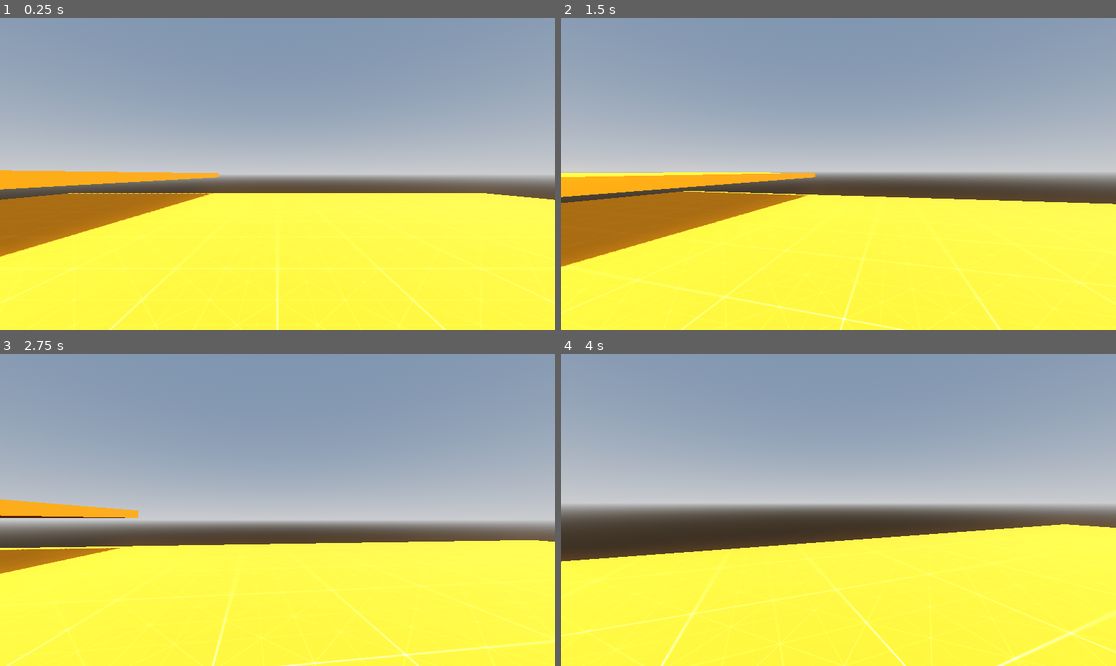
Above: before the commit, frames 1-4 (two rows, left to right).
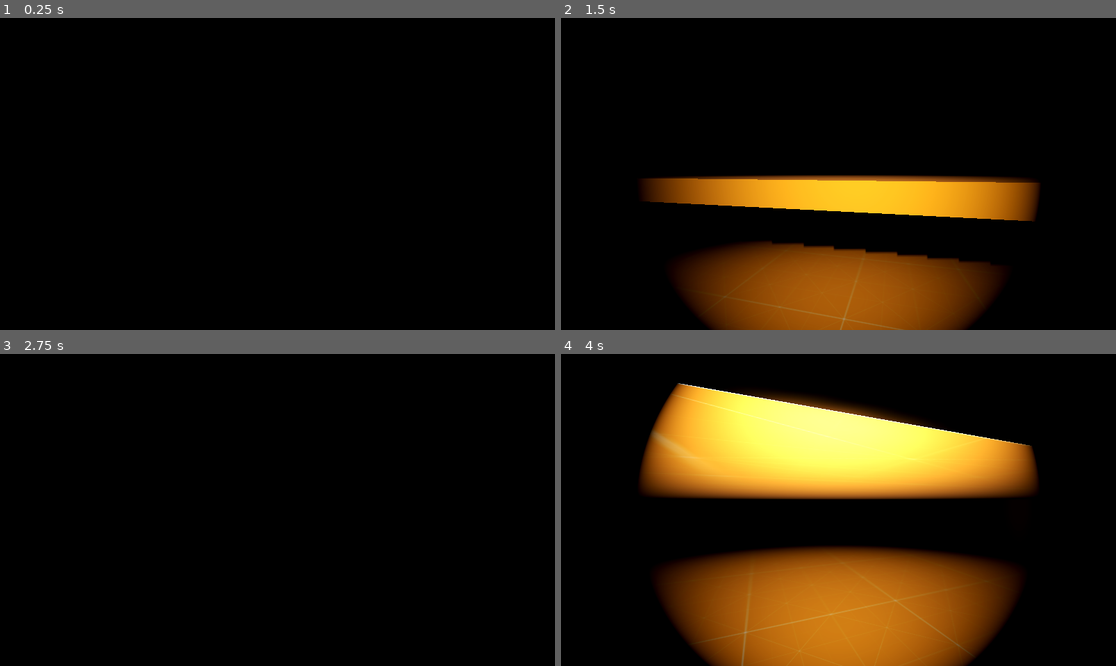
Above: after the commit, the same moments.

Repository: melvingm101/first_person_controller
Game: Godot game, scene res://main.tscn
Two runs of this game, one before a commit and one after it. Both use one fixed random seed, a clock stepped at 60 frames per second and the inputs below.
Inputs (mouse positions are in pixels of both pictures, inside the frame that each line leads up to):
- Up to frame 1 (0.25 s): no input
- Up to frame 2 (1.5 s): move the mouse to (866, 174) at 0.52 s; hold W (forward) from 0.53 s (still down); tap Ctrl (crouch) at 0.6 s; tap Space (jump) at 0.77 s; tap F (flashlight, bound only after the commit) at 0.8, 1.35 s; move the mouse to (810, 174) at 1.27 s
- Up to frame 3 (2.75 s): keep holding W (forward); tap Space (jump) at 1.52 s; tap Ctrl (crouch) at 1.55, 2.1 s; move the mouse to (288, 503) at 2.02 s; tap F (flashlight, bound only after the commit) at 2.3 s
- Up to frame 4 (4 s): keep holding W (forward); move the mouse to (832, 516) at 2.77 s; tap Shift (sprint) at 2.85 s; tap Space (jump) at 3.02, 3.77 s; tap Ctrl (crouch) at 3.05 s; move the mouse to (877, 513) at 3.52 s; tap F (flashlight, bound only after the commit) at 3.6 s

The runs differ from the first frame. In frame 1, 100% of the frame differs, in the area x 0-100%, y 0-100%; in frame 2, 100%; in frame 3, 100%; in frame 4, 100%.

Commit message:
feat: restructuring project and adding flashlight

Diff:
--- a/main.tscn
+++ b/main.tscn
@@ -1,7 +1,7 @@
 [gd_scene load_steps=7 format=3 uid="uid://diqqynli7wtt7"]
 
 [ext_resource type="Texture2D" uid="uid://c88t6nhmyymr3" path="res://assets/texture_05.png" id="1_0xm2m"]
-[ext_resource type="PackedScene" uid="uid://c6v7rvd3cgufp" path="res://prefabs/player.tscn" id="1_ig7tw"]
+[ext_resource type="PackedScene" uid="uid://c6v7rvd3cgufp" path="res://player/player.tscn" id="1_ig7tw"]
 
 [sub_resource type="ProceduralSkyMaterial" id="ProceduralSkyMaterial_7dm0k"]
 sky_horizon_color = Color(0.662243, 0.671743, 0.686743, 1)
@@ -11,7 +11,7 @@
 sky_material = SubResource("ProceduralSkyMaterial_7dm0k")
 
 [sub_resource type="Environment" id="Environment_0xm2m"]
-background_mode = 2
+background_mode = 1
 sky = SubResource("Sky_ig7tw")
 tonemap_mode = 2
 glow_enabled = true
@@ -24,6 +24,7 @@
 
 [node name="DirectionalLight3D" type="DirectionalLight3D" parent="."]
 transform = Transform3D(-0.866025, -0.433013, 0.25, 0, 0.5, 0.866025, -0.5, 0.75, -0.433013, 0, 0, 0)
+visible = false
 shadow_enabled = true
 
 [node name="WorldEnvironment" type="WorldEnvironment" parent="."]
@@ -41,6 +42,12 @@
 use_collision = true
 size = Vector3(17.6349, 0.5, 50)
 
+[node name="floor3" type="CSGBox3D" parent="."]
+transform = Transform3D(-4.37114e-08, 0, -1, -1, 2.98023e-08, 4.37114e-08, 2.98023e-08, 1, -1.77636e-15, -11.0793, 2.15776, -8)
+material_override = SubResource("StandardMaterial3D_h2yge")
+use_collision = true
+size = Vector3(17.6349, 0.5, 50)
+
 [node name="player" parent="." instance=ExtResource("1_ig7tw")]
-transform = Transform3D(1, 0, 0, 0, 1, 0, 0, 0, 1, 0, 0.798583, 0)
+transform = Transform3D(-4.37114e-08, 0, 1, 0, 1, 0, -1, 0, -4.37114e-08, 0, 0.798583, 0)
 is_jumping_allowed = true
--- a/prefabs/player.gd
+++ b/player/player.gd
@@ -5,6 +5,7 @@
 @onready var crouching_collision_shape = $crouching_collision_shape
 @onready var raycast = $raycast
 @onready var eyes = $head/eyes
+@onready var camera = $head/eyes/camera
 
 # The current speed of the character
 var current_speed = 5.0
@@ -24,6 +25,8 @@
 @export var crouching_speed = 3.0
 @export var height = 1.8
 @export var is_jumping_allowed = false
+@export var is_flashlight_present = false
+
 
 # Variables below are for the actions in the Input Maps
 @export var jump_action = "jump"
@@ -33,6 +36,9 @@
 @export var right_action = "right"
 @export var sprinting_action = "sprint"
 @export var crouching_action = "crouch"
+@export var flashlight_action = "flashlight"
+@export var flashlight = SpotLight3D.new()
+@export var flashlight_switch = AudioStreamPlayer3D.new()
 
 # Variables for head bobbing
 const HEAD_BOBBING_SPRINTING_SPEED = 22.0
@@ -47,17 +53,33 @@
 var head_bobbing_index = 0.0
 var head_bobbing_current_intensity = 0.0
 
+# Flashlight movement smooth
+var flashlight_rotation_smoothness = 15.0
+var flashlight_position_smoothness = 20.0
+
 # State
 var is_running = false
 var is_walking = false
 
-func adjust_head_bobbing(bobbing_intensity, bobbing_speed, delta):
+# Ensure smooth transition of flashlight
+func update_flashlight(delta: float) -> void:
+	flashlight.global_transform = Transform3D(
+		flashlight.global_transform.basis.slerp(camera.global_transform.basis, delta * flashlight_rotation_smoothness),
+		flashlight.global_transform.origin.slerp(camera.global_transform.origin, delta * flashlight_position_smoothness),
+	).orthonormalized()
+
+func adjust_head_bobbing(bobbing_intensity, bobbing_speed, delta) -> void:
 	head_bobbing_current_intensity = bobbing_intensity
 	head_bobbing_index += bobbing_speed * delta
 
 func set_states(running_state, walking_state):
 	is_running = running_state
 	is_walking = walking_state
+
+func toggle_flashlight():
+	# Check if flashlight is enabled, and check if flashlight action is pressed
+	flashlight.visible = not flashlight.visible
+	flashlight_switch.play()
 
 func _ready():
 	# Ensure that the mouse is hidden when playing
@@ -71,6 +93,13 @@
 
 		# To ensure that the head doesn't rotate all the way around
 		head.rotation.x = clamp(head.rotation.x,deg_to_rad(-89),deg_to_rad(89))
+
+	if is_flashlight_present:
+		if Input.is_action_pressed(flashlight_action):
+			toggle_flashlight()
+
+func _process(delta):
+	update_flashlight(delta)
 
 func _physics_process(delta):
 	# If crouch action is pressed, then the player crouches, otherwise checks if the player is running/walking
--- /dev/null
+++ b/player/player.tscn
@@ -0,0 +1,45 @@
+[gd_scene load_steps=6 format=3 uid="uid://c6v7rvd3cgufp"]
+
+[ext_resource type="Script" uid="uid://dedtxy72ifva0" path="res://player/player.gd" id="1_72ieh"]
+[ext_resource type="Texture2D" uid="uid://dxofsof72yswc" path="res://player/assets/light_03.png" id="2_rkbax"]
+[ext_resource type="AudioStream" uid="uid://dv6lkk2n7dklm" path="res://player/assets/Wall_Light_Double_Switch_Off-004.wav" id="3_g1dw6"]
+
+[sub_resource type="CapsuleShape3D" id="CapsuleShape3D_fp3wc"]
+
+[sub_resource type="CapsuleShape3D" id="CapsuleShape3D_72ieh"]
+height = 1.2
+
+[node name="player" type="CharacterBody3D" node_paths=PackedStringArray("flashlight", "flashlight_switch")]
+script = ExtResource("1_72ieh")
+is_flashlight_present = true
+flashlight = NodePath("flashlight")
+flashlight_switch = NodePath("flashlight_sound")
+
+[node name="standing_collision_shape" type="CollisionShape3D" parent="."]
+transform = Transform3D(1, 0, 0, 0, 1, 0, 0, 0, 1, 0, 1, 0)
+shape = SubResource("CapsuleShape3D_fp3wc")
+
+[node name="crouching_collision_shape" type="CollisionShape3D" parent="."]
+transform = Transform3D(1, 0, 0, 0, 1, 0, 0, 0, 1, 0, 0.6, 0)
+shape = SubResource("CapsuleShape3D_72ieh")
+
+[node name="head" type="Node3D" parent="."]
+transform = Transform3D(1, 0, 0, 0, 1, 0, 0, 0, 1, 0, 1.8, 0)
+
+[node name="eyes" type="Node3D" parent="head"]
+
+[node name="camera" type="Camera3D" parent="head/eyes"]
+
+[node name="raycast" type="RayCast3D" parent="."]
+target_position = Vector3(0, 2, 0)
+
+[node name="flashlight" type="SpotLight3D" parent="."]
+transform = Transform3D(1, 0, 0, 0, 1, 0, 0, 0, 1, 0.356248, 1.11267, -0.882015)
+visible = false
+light_energy = 5.0
+light_projector = ExtResource("2_rkbax")
+shadow_enabled = true
+spot_range = 9.0
+
+[node name="flashlight_sound" type="AudioStreamPlayer3D" parent="."]
+stream = ExtResource("3_g1dw6")
--- a/prefabs/player.tscn
+++ /dev/null
@@ -1,29 +0,0 @@
-[gd_scene load_steps=4 format=3 uid="uid://c6v7rvd3cgufp"]
-
-[ext_resource type="Script" uid="uid://dedtxy72ifva0" path="res://prefabs/player.gd" id="1_72ieh"]
-
-[sub_resource type="CapsuleShape3D" id="CapsuleShape3D_fp3wc"]
-
-[sub_resource type="CapsuleShape3D" id="CapsuleShape3D_72ieh"]
-height = 1.2
-
-[node name="player" type="CharacterBody3D"]
-script = ExtResource("1_72ieh")
-
-[node name="standing_collision_shape" type="CollisionShape3D" parent="."]
-transform = Transform3D(1, 0, 0, 0, 1, 0, 0, 0, 1, 0, 1, 0)
-shape = SubResource("CapsuleShape3D_fp3wc")
-
-[node name="crouching_collision_shape" type="CollisionShape3D" parent="."]
-transform = Transform3D(1, 0, 0, 0, 1, 0, 0, 0, 1, 0, 0.6, 0)
-shape = SubResource("CapsuleShape3D_72ieh")
-
-[node name="head" type="Node3D" parent="."]
-transform = Transform3D(1, 0, 0, 0, 1, 0, 0, 0, 1, 0, 1.8, 0)
-
-[node name="eyes" type="Node3D" parent="head"]
-
-[node name="camera" type="Camera3D" parent="head/eyes"]
-
-[node name="raycast" type="RayCast3D" parent="."]
-target_position = Vector3(0, 2, 0)
--- a/project.godot
+++ b/project.godot
@@ -52,3 +52,8 @@
 "events": [Object(InputEventKey,"resource_local_to_scene":false,"resource_name":"","device":-1,"window_id":0,"alt_press …(195 unchanged characters)…
 ]
 }
+flashlight={
+"deadzone": 0.2,
+"events": [Object(InputEventKey,"resource_local_to_scene":false,"resource_name":"","device":-1,"window_id":0,"alt_pressed":false,"shift_pressed":false,"ctrl_pressed":false,"meta_pressed":false,"pressed":false,"keycode":0,"physical_keycode":70,"key_label":0,"unicode":102,"location":0,"echo":false,"script":null)
+]
+}
Not shown, added: player/assets/Wall_Light_Double_Switch_Off-004.wav.import
Binary file added: player/assets/light_03.png
Not shown, added: player/assets/light_03.png.import
Renamed: prefabs/player.gd.uid -> player/player.gd.uid
Not shown, changed: .DS_Store
Not shown, added: player/assets/Wall_Light_Double_Switch_Off-004.wav
